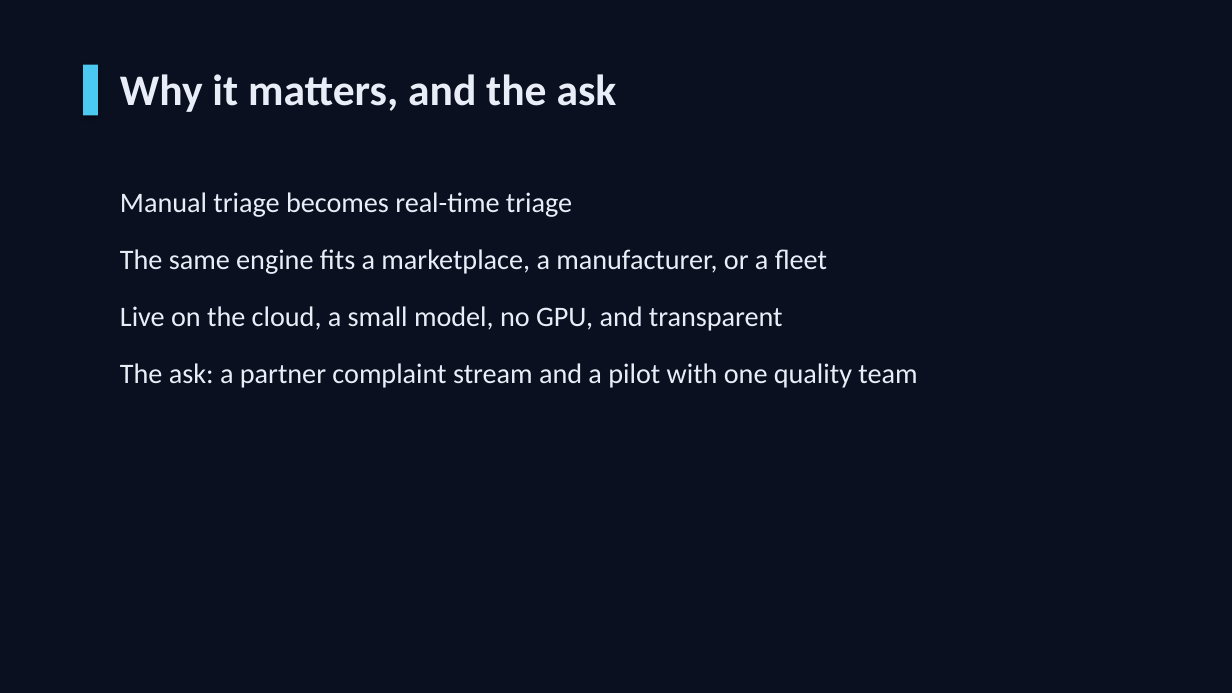
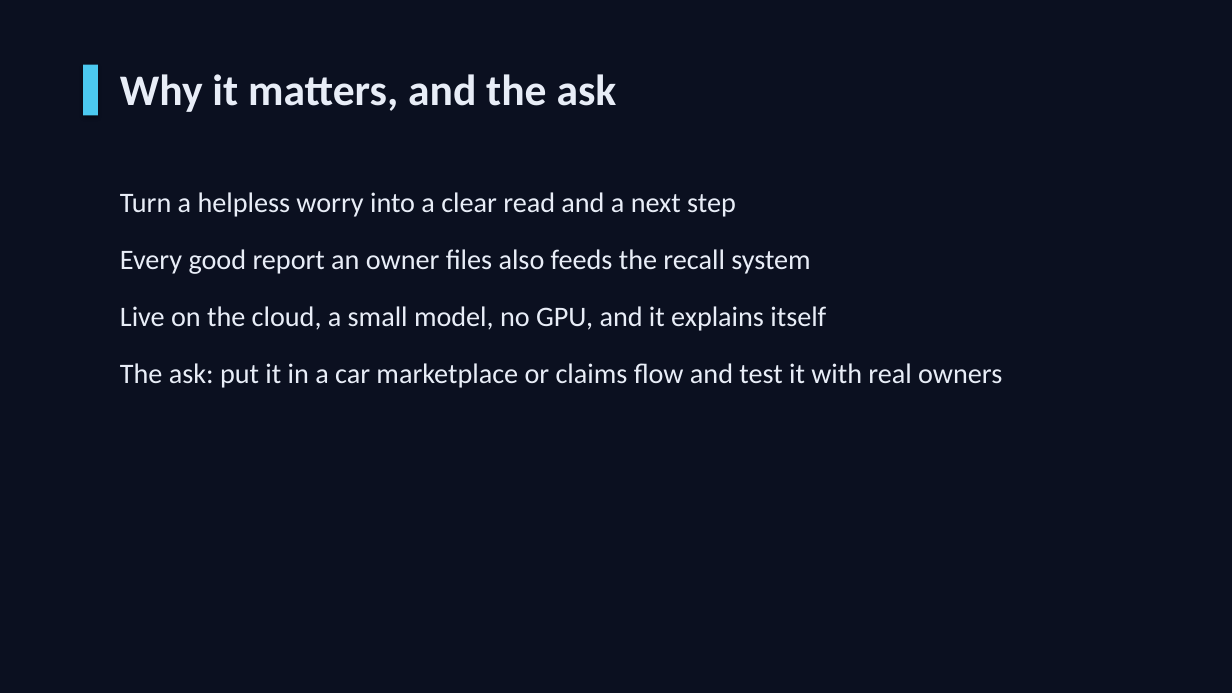
Before and after one commit to hanfuzhao/autotriage-ai, a slide deck: slide 8 of PITCH.pptx. Drawn at 1232x693 pixels with LibreOffice and Linux fonts; fonts in the diff are those of the drawing. Boxes give left, top, right and bottom in pixels: in the first picture for what was removed or moved away, otherwise in the second. Text is boxed around its words. In the diff, an @@ line names an element or a change of style, - is before the commit and + after.

Commit message:
story: reframe as an owner-facing 'is my car dangerous' safety check across app, report, pitch, and deck

```diff
--- a/PITCH.pptx
+++ b/PITCH.pptx
@@ text at (x1=120, y1=192, x2=1002, y2=388): text changed @@
-Manual triage becomes real-time triage
-The same engine fits a marketplace, a manufacturer, or a fleet
-Live on the cloud, a small model, no GPU, and transparent
-The ask: a partner complaint stream and a pilot with one quality team
+Turn a helpless worry into a clear read and a next step
+Every good report an owner files also feeds the recall system
+Live on the cloud, a small model, no GPU, and it explains itself
+The ask: put it in a car marketplace or claims flow and test it with real owners
```
Also in this commit, not shown: 5 other slides changed, 1 slide added, 1 slide removed, 8 other files.
